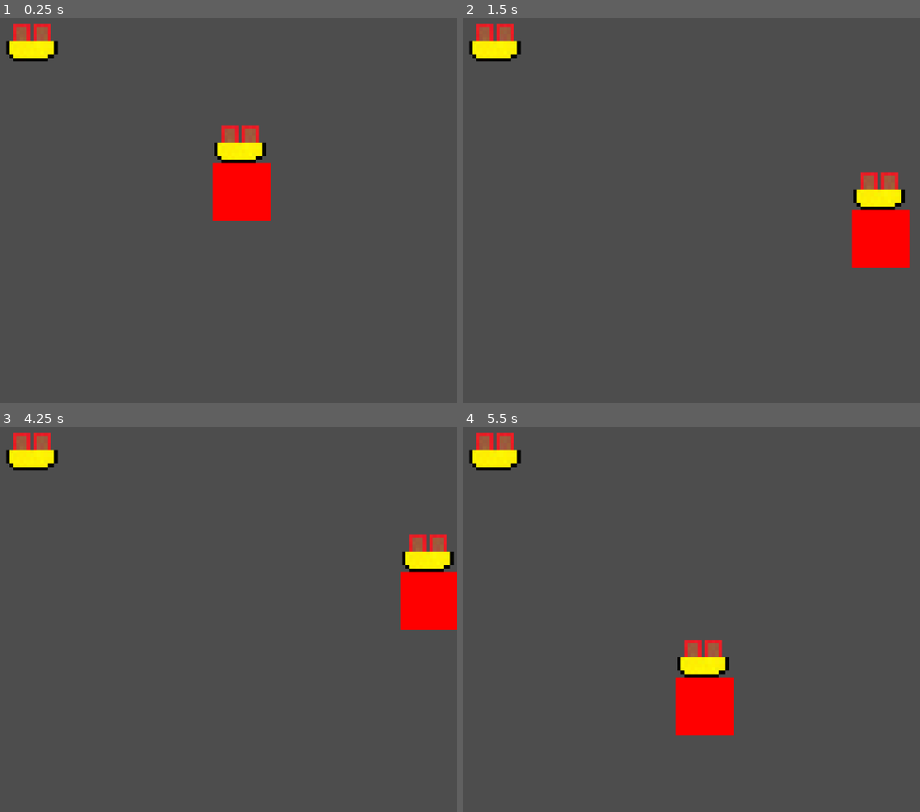
Above: before the commit, frames 1-4 (two rows, left to right).
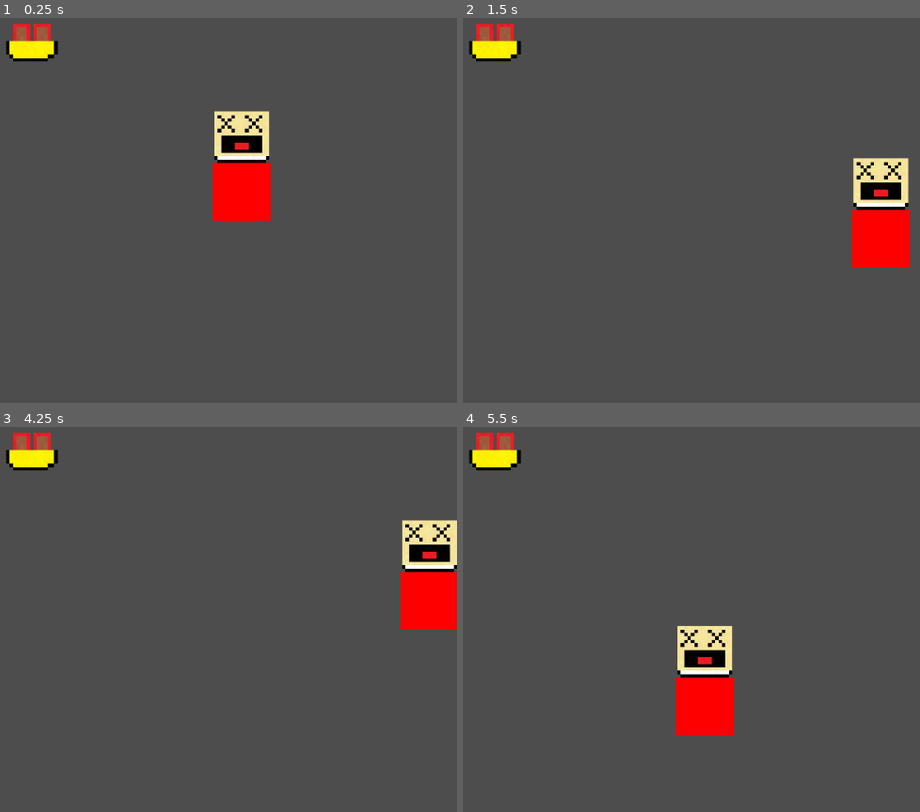
Above: after the commit, the same moments.

Repository: Vektor-Studios/Hackclub-Haven
Game: Godot game, scene res://Scenes/game.tscn
Two runs of this game, one before a commit and one after it. Both use one fixed random seed, a clock stepped at 60 frames per second and the inputs below. The engine's default icon, where the game draws it, is replaced by a stand-in: a white triangle on a blue panel in a dark square.
Inputs:
- Up to frame 1 (0.25 s): no input
- Up to frame 2 (1.5 s): tap Enter at 0.5 s; hold D (right) 0.53-1.28 s; hold S (down) from 1.28 s (still down)
- Up to frame 3 (4.25 s): release S (down) at 2.03 s; hold D (right) 2.03-2.78 s; tap Space at 2.75 s; hold W (up) 2.78-3.53 s; tap Enter at 3.5 s; hold A (left) from 3.53 s (still down)
- Up to frame 4 (5.5 s): release A (left) at 5.03 s; hold S (down) from 5.03 s (still down)

The runs differ from the first frame. In frame 1, 1.6% of the frame differs, in the area x 46-60%, y 24-38%; in frame 2, 1.6%; in frame 3, 1.6%; in frame 4, 1.6%.

Commit message:
Item Pickups

Diff:
--- a/Scenes/food_item_pickup.tscn
+++ b/Scenes/food_item_pickup.tscn
@@ -2,6 +2,9 @@
 
 [ext_resource type="Script" uid="uid://domareak4btb3" path="res://Scripts/food_item_pickup.gd" id="1_rivou"]
 [ext_resource type="Texture2D" uid="uid://bo3oiw1hybdum" path="res://Sprites/pasta_sprite.png" id="2_hkujc"]
+
+[sub_resource type="CircleShape2D" id="CircleShape2D_hkujc"]
+radius = 48.010414
 
 [node name="FoodItemPickup" type="Node2D" unique_id=624916689]
 script = ExtResource("1_rivou")
@@ -9,3 +12,11 @@
 [node name="Sprite" type="Sprite2D" parent="." unique_id=1760030503]
 scale = Vector2(4.3969526, 4.3969526)
 texture = ExtResource("2_hkujc")
+
+[node name="Area2D" type="Area2D" parent="." unique_id=1468742363]
+collision_layer = 0
+
+[node name="CollisionShape2D" type="CollisionShape2D" parent="Area2D" unique_id=534567794]
+shape = SubResource("CircleShape2D_hkujc")
+
+[connection signal="body_entered" from="Area2D" to="." method="_on_area_2d_body_entered"]
--- a/Scenes/player.tscn
+++ b/Scenes/player.tscn
@@ -7,6 +7,7 @@
 size = Vector2(40, 40)
 
 [node name="Player" type="CharacterBody2D" unique_id=1714150782]
+collision_mask = 2
 script = ExtResource("1_v0iea")
 
 [node name="FoodSprite" type="Sprite2D" parent="." unique_id=1700099742]
--- a/Scripts/food_item_pickup.gd
+++ b/Scripts/food_item_pickup.gd
@@ -12,3 +12,10 @@
 func check_food():
 	if item_id != null:
 		return FoodItems.food_item_array[item_id]
+
+
+func _on_area_2d_body_entered(body: Node2D) -> void:
+	if item_id != null:
+		body.current_food = item_id
+		body.reload_sprite()
+	queue_free()
--- a/Scripts/player.gd
+++ b/Scripts/player.gd
@@ -6,13 +6,16 @@
 var current_food = null
 
 func _ready() -> void:
-	current_food = 0
+	current_food = 1
 	print(check_food())
 	$FoodSprite.texture = check_food().get_sprite_path()
 
 func check_food():
 	if current_food != null:
 		return FoodItems.food_item_array[current_food]
+
+func reload_sprite():
+	$FoodSprite.texture = check_food().get_sprite_path()
 
 func _physics_process(_delta: float) -> void:
 
--- a/project.godot
+++ b/project.godot
@@ -47,6 +47,11 @@
 ]
 }
 
+[layer_names]
+
+2d_physics/layer_1="Player"
+2d_physics/layer_2="Walls"
+
 [physics]
 
 3d/physics_engine="Jolt Physics"
